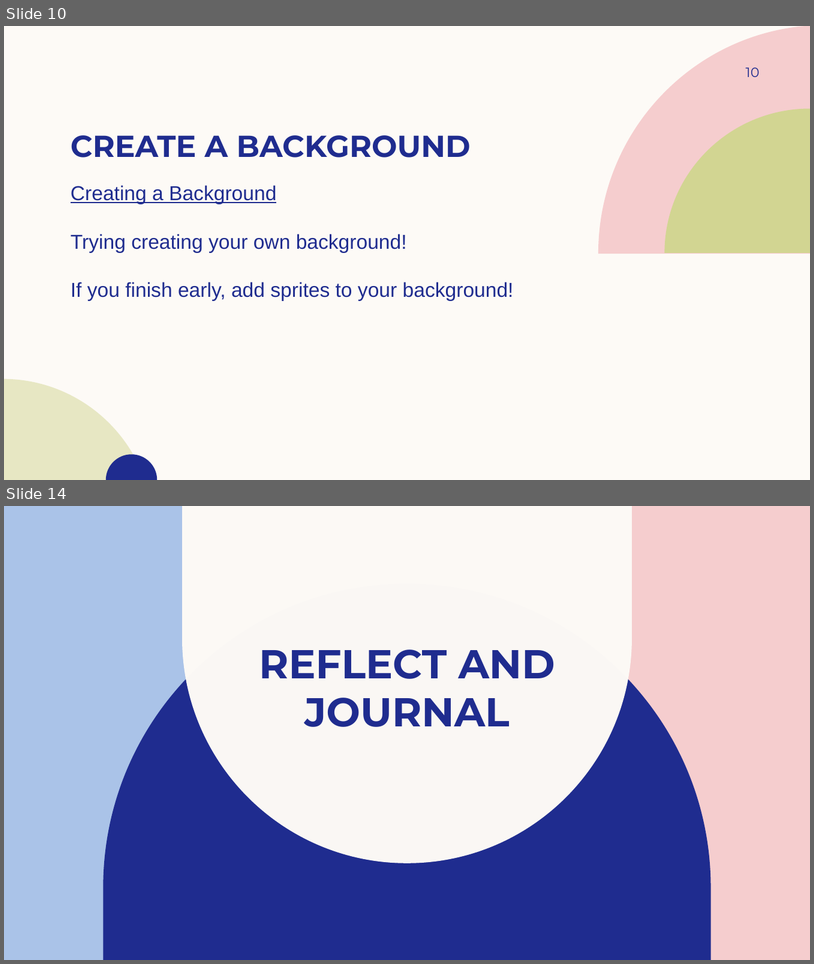
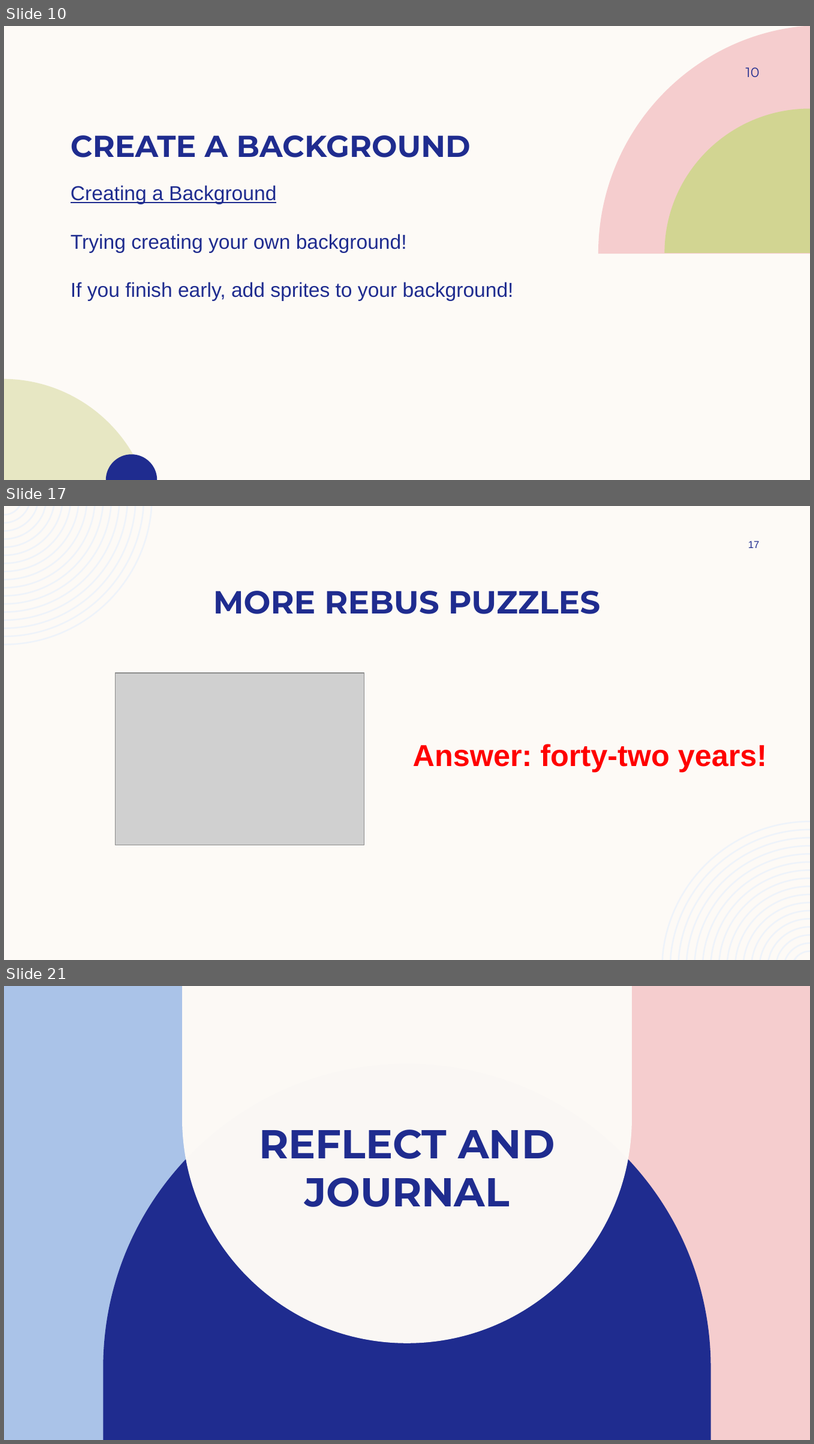
Before and after one commit to coding4girls/summercoding, a slide deck: Week 1 Curriculum.pptx. Shown one above the other, each under a label of ours: slides 10 and 14 before the commit, slides 10, 17 and 21 after it; the slides between them are not shown. The pictures are 814x964 and 814x1444 pixels, drawn with LibreOffice and Linux fonts; fonts in the diff are those of the drawing; grey boxes stand for pictures; background and template pictures are left out. Boxes give left, top, right and bottom in pixels: in the first picture for what was removed or moved away, otherwise in the second. Text is boxed around its words. In the diff, an @@ line names an element or a change of style, - is before the commit and + after.

```diff
--- a/Week 1 Curriculum.pptx
+++ b/Week 1 Curriculum.pptx
@@ slide 17 added at [4, 506, 810, 960], background #FDFAF6 @@
@@ freeform shape added at [4, 506, 152, 645], fill #EEF3FA @@
@@ page number added at [749, 541, 760, 548], 12 pt, text #1F2C8F @@
+17
@@ title added at [213, 591, 600, 614], 38 pt, text #1F2C8F, bold @@
+MORE REBUS PUZZLES
@@ picture added at [116, 673, 364, 845] @@
@@ text added at [413, 744, 767, 772], 36 pt, text #FF0000, bold @@
+Answer: forty-two years!
@@ freeform shape added at [662, 820, 810, 960], fill #EEF3FA @@
@@ what was slide 14 is now slide 21 @@
```
Also in this commit, not shown: 5 slides changed, 7 other slides added, 1 slide removed.
